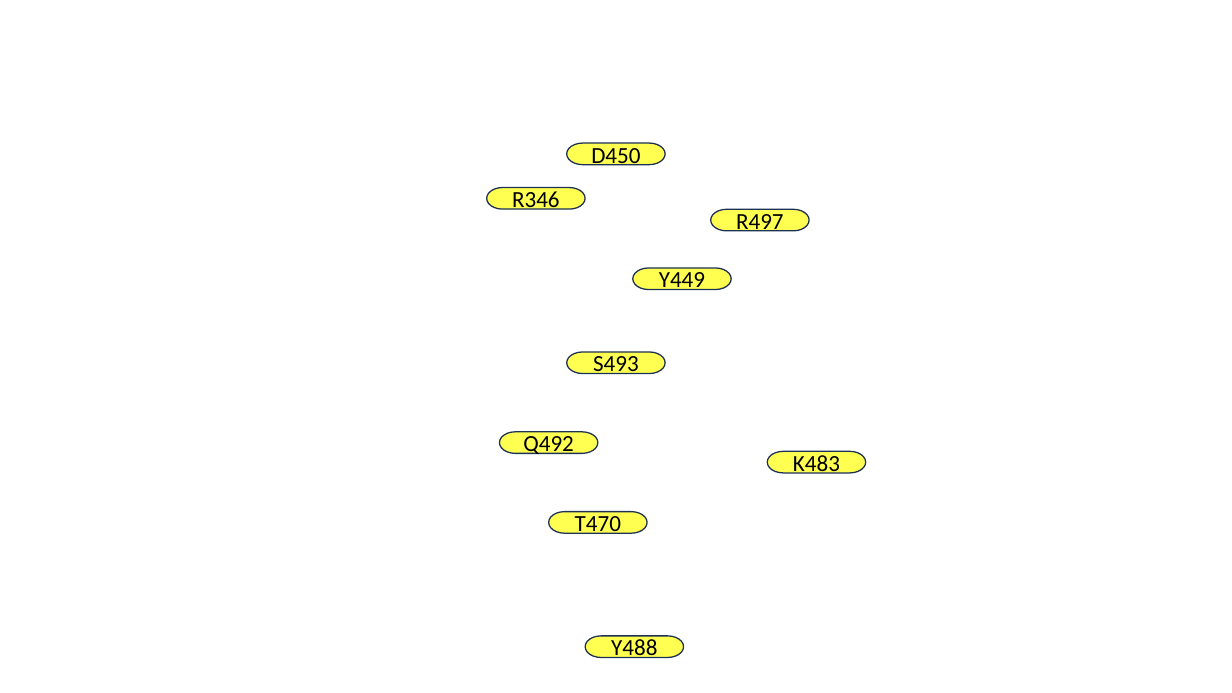
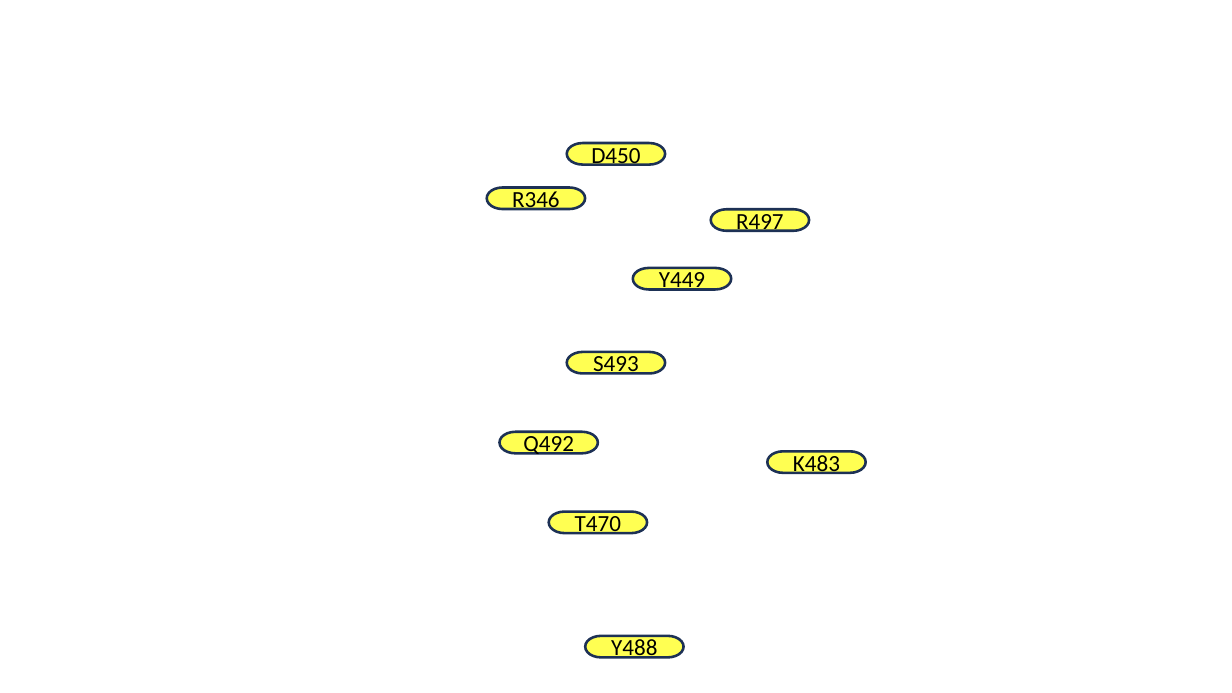
Before and after one commit to colbyford/SARS-CoV-2_BA.2.86_Spike-RBD_Predictions, a slide deck: slide 4 of HADDOCK_Results/figures/updated_figures_jan18.pptx. Drawn at 1232x693 pixels with LibreOffice and Linux fonts; fonts in the diff are those of the drawing; background and template pictures are left out. Boxes give left, top, right and bottom in pixels: in the first picture for what was removed or moved away, otherwise in the second. Text is boxed around its words. In the diff, an @@ line names an element or a change of style, - is before the commit and + after.

```diff
--- a/HADDOCK_Results/figures/updated_figures_jan18.pptx
+++ b/HADDOCK_Results/figures/updated_figures_jan18.pptx
@@ outline #1E3256 1 pt to #1D3155 2 pt in 8 elements at (711, 209, 809, 230), (500, 432, 598, 453), (767, 451, 865, 472), (487, 188, 585, 209), (633, 268, 731, 289), (567, 143, 665, 165), (549, 512, 647, 533), (567, 352, 665, 373) @@
```
Also in this commit, not shown: 3 other slides changed.
